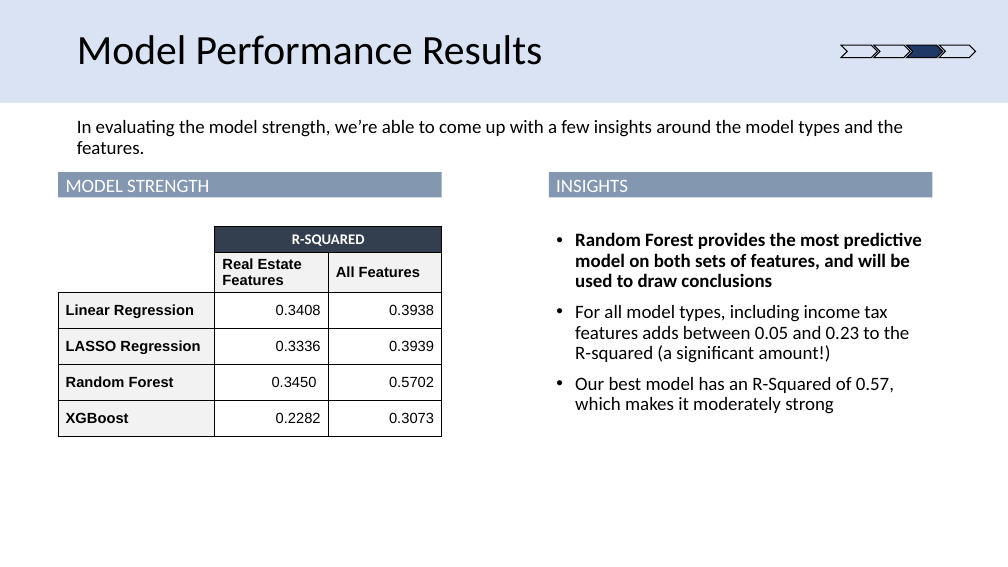
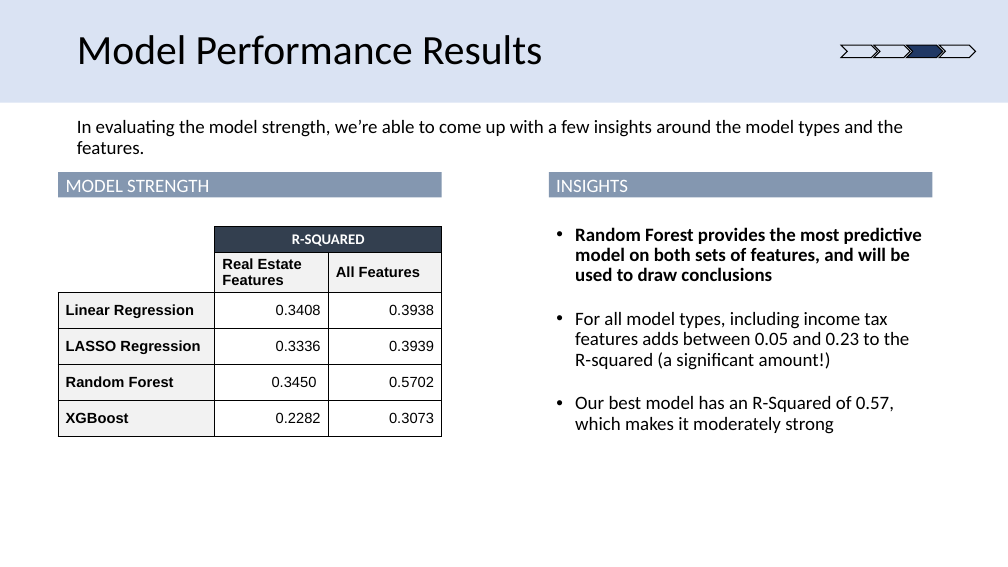
Before and after one commit to david-firrin/Real-Estate-Price-Prediction-With-Income-Tax-Data, a slide deck: slide 2 of Final Presentation Slides/team48finalpresentation_david.pptx. Drawn at 1008x567 pixels with LibreOffice and Linux fonts; fonts in the diff are those of the drawing. Boxes give left, top, right and bottom in pixels: in the first picture for what was removed or moved away, otherwise in the second. Text is boxed around its words. In the diff, an @@ line names an element or a change of style, - is before the commit and + after.

```diff
--- a/Final Presentation Slides/team48finalpresentation_david.pptx
+++ b/Final Presentation Slides/team48finalpresentation_david.pptx
@@ text "Random Forest provides the most ..." at (x1=575, y1=227, x2=922, y2=434): more space between paragraphs @@
```
Also in this commit, not shown: 2 other slides changed.
